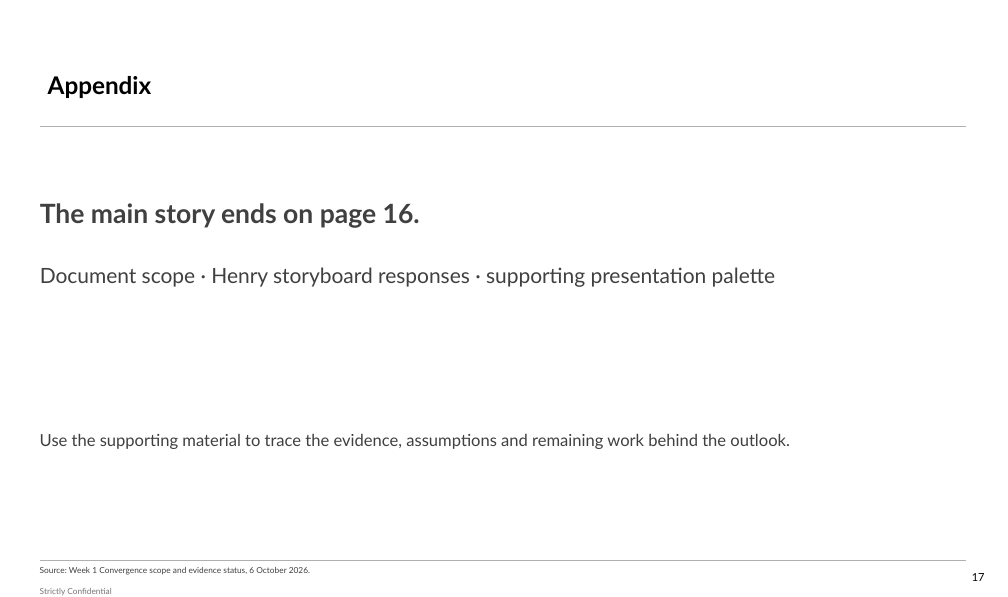
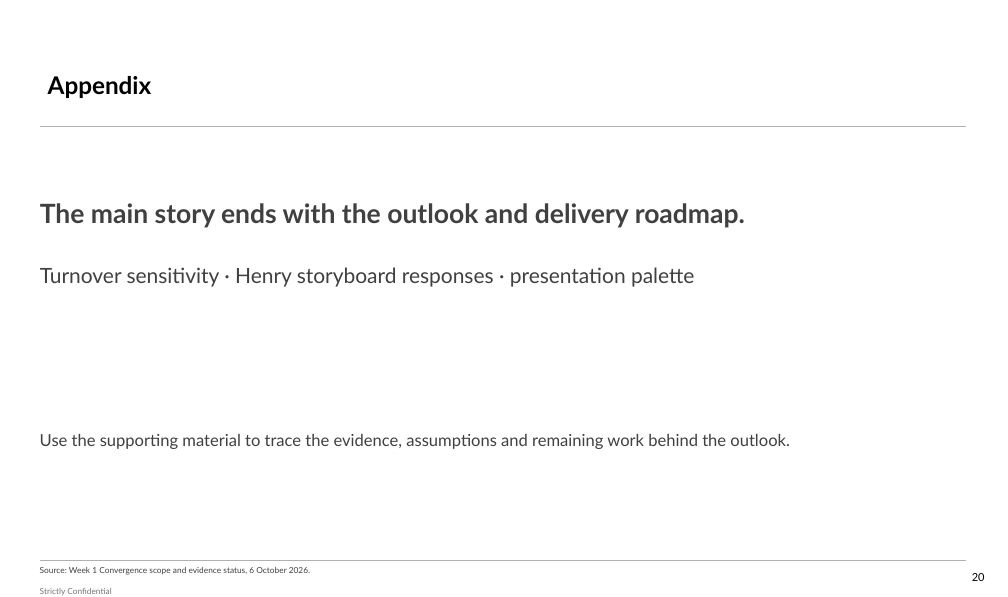
Before and after one commit to Africa-International-Advisors/liquid_fuels_model, a slide deck: slide 20 of pptx/output/delivered/Vopak_Week1_Convergence_2026_10_06.pptx (slide 17 before the commit). Drawn at 1008x597 pixels with LibreOffice and Linux fonts; fonts in the diff are those of the drawing; background and template pictures are left out. Boxes give left, top, right and bottom in pixels: in the first picture for what was removed or moved away, otherwise in the second. Text is boxed around its words. In the diff, an @@ line names an element or a change of style, - is before the commit and + after.

Commit message:
Align convergence story and client checkpoints to kickoff workplan

```diff
--- a/pptx/output/delivered/Vopak_Week1_Convergence_2026_10_06.pptx
+++ b/pptx/output/delivered/Vopak_Week1_Convergence_2026_10_06.pptx
@@ text at [40,203,745,228]: text changed @@
-The main story ends on page 16.
+The main story ends with the outlook and delivery roadmap.
@@ text at [40,267,694,287]: text changed @@
-Document scope · Henry storyboard responses · supporting presentation palette
+Turnover sensitivity · Henry storyboard responses · presentation palette
@@ page number at [972,573,985,581]: text changed @@
-17
+20
```
Also in this commit, not shown: 11 other slides changed, 2 slides added, 15 other files.
